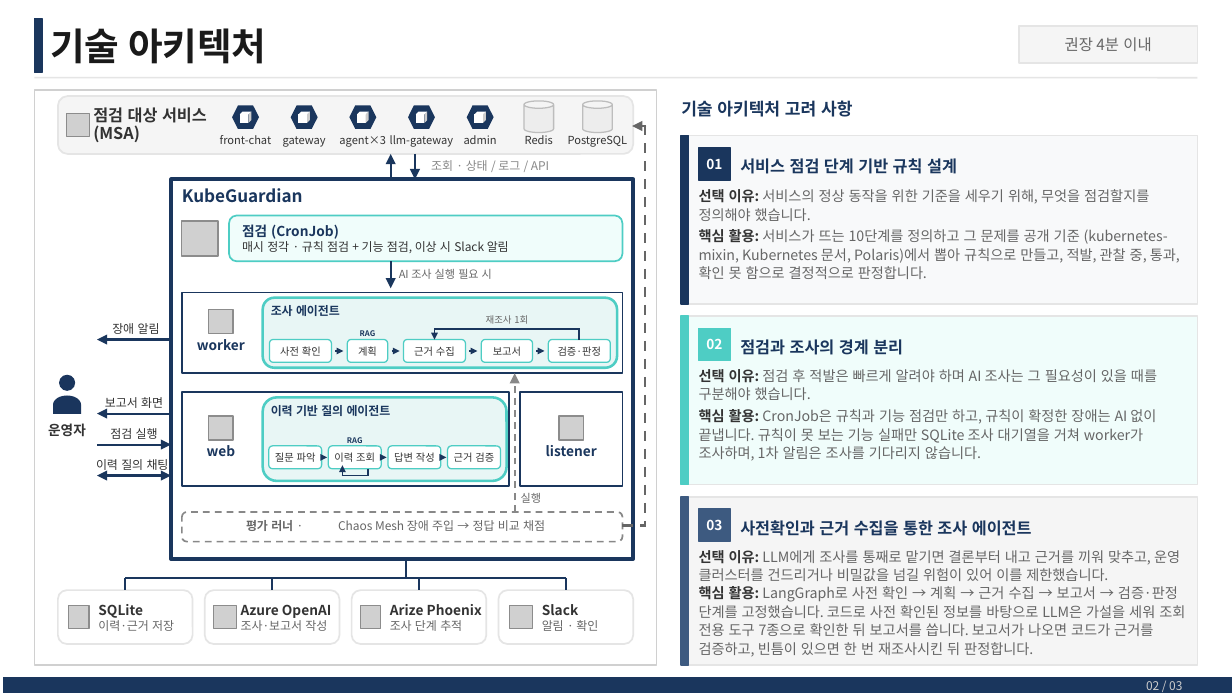
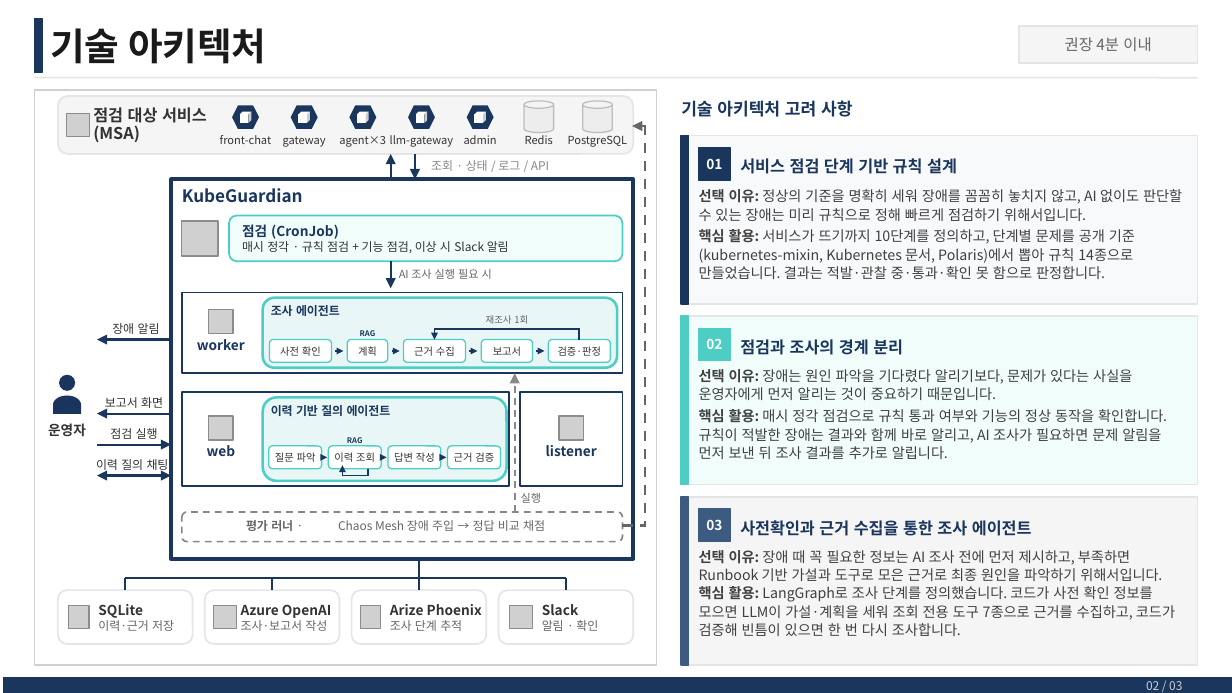
Before and after one commit to skax-jihyeryu/KubeGuardian, a slide deck: slide 3 of docs/산출물/AI_Master_Project_최종발표_류지혜_11791_v0.3.pptx. Drawn at 1232x693 pixels with LibreOffice and Linux fonts; fonts in the diff are those of the drawing; grey boxes stand for pictures; background and template pictures are left out. Boxes give left, top, right and bottom in pixels: in the first picture for what was removed or moved away, otherwise in the second. Text is boxed around its words. In the diff, an @@ line names an element or a change of style, - is before the commit and + after.

```diff
--- a/docs/산출물/AI_Master_Project_최종발표_류지혜_11791_v0.3.pptx
+++ b/docs/산출물/AI_Master_Project_최종발표_류지혜_11791_v0.3.pptx
@@ text at [699, 189, 1182, 279]: text changed; text colour #666666 to #404040 @@
-선택 이유: 서비스의 정상 동작을 위한 기준을 세우기 위해, 무엇을 점검할지를 정의해야 했습니다.
-핵심 활용: 서비스가 뜨는 10단계를 정의하고 그 문제를 공개 기준 (kubernetes-mixin, Kubernetes 문서, Polaris)에서 뽑아 규칙으로 만들고, 적발, 관찰 중, 통과, 확인 못 함으로 결정적으로 판정합니다.
+선택 이유: 정상의 기준을 명확히 세워 장애를 꼼꼼히 놓치지 않고, AI 없이도 판단할 수 있는 장애는 미리 규칙으로 정해 빠르게 점검하기 위해서입니다.
+핵심 활용: 서비스가 뜨기까지 10단계를 정의하고, 단계별 문제를 공개 기준(kubernetes-mixin, Kubernetes 문서, Polaris)에서 뽑아 규칙 14종으로 만들었습니다. 결과는 적발·관찰 중·통과·확인 못 함으로 판정합니다.
@@ text at [699, 369, 1167, 459]: text changed; text colour #666666 to #404040 @@
-선택 이유: 점검 후 적발은 빠르게 알려야 하며 AI 조사는 그 필요성이 있을 때를 구분해야 했습니다.
-핵심 활용: CronJob은 규칙과 기능 점검만 하고, 규칙이 확정한 장애는 AI 없이 끝냅니다. 규칙이 못 보는 기능 실패만 SQLite 조사 대기열을 거쳐 worker가 조사하며, 1차 알림은 조사를 기다리지 않습니다.
+선택 이유: 장애는 원인 파악을 기다렸다 알리기보다, 문제가 있다는 사실을 운영자에게 먼저 알리는 것이 중요하기 때문입니다.
+핵심 활용: 매시 정각 점검으로 규칙 통과 여부와 기능의 정상 동작을 확인합니다. 규칙이 적발한 장애는 결과와 함께 바로 알리고, AI 조사가 필요하면 문제 알림을 먼저 보낸 뒤 조사 결과를 추가로 알립니다.
@@ line moved from (405, 559) - (405, 578) to (419, 559) - (419, 578) @@
@@ text at [699, 550, 1175, 636]: text changed; text colour #666666 to #404040 @@
-선택 이유: LLM에게 조사를 통째로 맡기면 결론부터 내고 근거를 끼워 맞추고, 운영 클러스터를 건드리거나 비밀값을 넘길 위험이 있어 이를 제한했습니다.
-핵심 활용: LangGraph로 사전 확인 → 계획 → 근거 수집 → 보고서 → 검증·판정 단계를 고정했습니다. 코드로 사전 확인된 정보를 바탕으로 LLM은 가설을 세워 조회 전용 도구 7종으로 확인한 뒤 보고서를 씁니다. 보고서가 나오면 코드가 근거를 검증하고, 빈틈이 있으면 한 번 재조사시킨 뒤 판정합니다.
+선택 이유: 장애 때 꼭 필요한 정보는 AI 조사 전에 먼저 제시하고, 부족하면 Runbook 기반 가설과 도구로 모은 근거로 최종 원인을 파악하기 위해서입니다.
+핵심 활용: LangGraph로 조사 단계를 정의했습니다. 코드가 사전 확인 정보를 모으면 LLM이 가설·계획을 세워 조회 전용 도구 7종으로 근거를 수집하고, 코드가 검증해 빈틈이 있으면 한 번 다시 조사합니다.
```
Also in this commit, not shown: 2 other slides changed, 5 other files.
